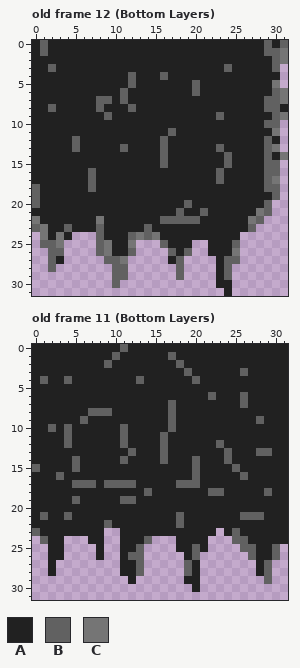
Pixel-art file -- dots/Aseprite drawings/TileSheet.aseprite. That is the earlier state.
32x32 pixels, 24 frames. Shown: old frame 12 (Bottom Layers), old frame 11 (Bottom Layers). The commit also changed other frames, which this record leaves out.
Palette (. is transparent): A #212121  B #616161  C #757575
Pixels before, old frame 12 (Bottom Layers), first column x 0:
 0 ABAAAAAAAAAAAAAAAAAAAAAAAAAAABAB
 1 ABAAAAAAAAAAAAAAAAAAAAAAAAAAABBC
 2 AAAAAAAAAAAAAAAAAAAAAAAAAAAAAABC
 3 AABAAAAAAAAAAAAAAAAAAAAABAAAAAB.
 4 AAAAAAAAAAAABAAABAAAAAAAAAAAAAA.
 5 AAAAAAAAAAAABAAAAAAABAAAAAAAAAC.
 6 AAAAAAAAAAABAAAAAAAABAAAAAAAAABC
 7 AAAAAAAABBABAAAAAAAAAAAAAAAAABBC
 8 AABAAAAABAAABAAAAAAAAAAAAAAAABBA
 9 AAAAAAAAABAAAAAAAAAAAAABAAAAAABC
10 AAAAAAAAAAAAAAAAAAAAAAAAAAAAABB.
11 AAAAAAAAAAAAAAAAABAAAAAAAAAAAAC.
12 AAAAABAAAAAAAAAABAAAAAAAAAAAABA.
13 AAAAABAAAAABAAAABAAAAAABAAAAABC.
14 AAAAAAAAAAAAAAAABAAAAAAABAAAABAC
15 AAAAAAAAAAAAAAAABAAAAAAABAAAABB.
16 AAAAAAABAAAAAAAAAAAAAAABAAAAABB.
17 AAAAAAABAAAAAAAAAAAAAAABAAAAABC.
18 BAAAAAABAAAAAAAAAAAAAAAAAAAAABB.
19 BAAAAAAAAAAAAAAAAAAAAAAAAAAAAAB.
20 BAAAAAAAAAAAAAAAAAABAAAAAAAAAB..
21 AAAAAAAAAAAAAAAAAABAABAAAAAACB..
22 CAAAAAAACAAAAAAABBBBBAAAAAACB...
23 BCAABAAABAAAAABAAAAAAAAAAAAB....
24 .CACA...BAAABCBCAAAAAAAAAA......
25 .BBC....BCAAC...BAAA..AAAB......
26 ..BB....BCAAB....BAB..AAAC......
27 ..BA.....BBC.....AB....ABB......
28 ..B.......BB......B....AB.......
29 ..........BB......B....AB.......
30 ..........B............AA.......
31 ........................A.......
Pixels before, old frame 11 (Bottom Layers), first column x 0:
 0 AAAAAAAAAAABAAAAAAAAAAAAAAAAAAAA
 1 AAAAAAAAAABAAAAAABAAAAAAAAAAAAAA
 2 AAAAAAAAABAAAAAAAABAAAAAAAAAAAAA
 3 AAAAAAAAAAAAAAAAAAABAAAAAABAAAAA
 4 ABAABAAAAAAAABAAAAAABAAAAAAAAAAA
 5 AAAAAAAAAAAAAAAAAAAAAAAAAAAAAAAA
 6 AAAAAAAAAAAAAAAAAAAAAABAAABAAAAA
 7 AAAAAAAAAAAAAAAAABAAAAAAAABAAAAA
 8 AAAAAAABBBAAAAAAABAAAAAAAAAAAAAA
 9 AAAAAABAAAAAAAAAABAAAAAAAAAABAAA
10 AABABAAAAAABAAAAABAAAAAAAAAAAAAA
11 AAAABAAAAAABAAAABAAAAAAAAAAAAAAA
12 AAAABAAAAAABAAAABAAAAAABAAAAAAAA
13 AAAAAAAAAAAABAAABAAAAAAABAAABBAA
14 AAAAABAAAAABAAAABAAABAAABAAAAAAA
15 BAAAABAAAAAAAAAAAAAABAAAABAAAAAA
16 AAABAAAAAAAAAAAAAAAABAAAAABAAAAA
17 AAAAABBBABBBBAAAAABBBAAAAAAAAAAA
18 AAAAAAAAAAAAAABAAAAAAABBAAAAABAA
19 AAAAABAAAAABBAAAAAAAAAAAAAAAAAAA
20 AAAAAAAAAAAAAAAAAAAAAAAAAAAAAAAA
21 ABAABAAAAAAAAAAAAABAAAAAAABBBAAA
22 AAAAAAAAABAAAAAAAABAAAAAAAAAAAAA
23 BAAAAAAAA..AAAAAAAAAAAA.ABAAAAAA
24 .BAA...AA..AAAB...AAAA...BBAAAAA
25 ..AA....A..AAB....AABA....BBAAB.
26 ..AA....A..ABB.....AB......BAAB.
27 ..A........AAB.....BA.......AB..
28 ..A........AAB.....BA.......AB..
29 ............A......AA........B..
30 ....................A...........
After the commit:
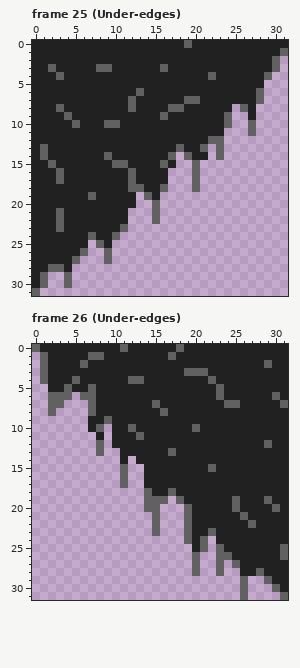
A new or re-ordered frame is compared with the old frame closest to it.
What changed:
frames 24 -> 26
Changed rows in their new state; - is an unchanged pixel.
Frame 25 (Under-edges) is new; against old frame 12 (Bottom Layers):
first column x 0:
 0 -A-----------------B---------A-A
 1 -A---------------------------AAB
 2 -------------------------------.
 3 --------BB------B-------A-------
 4 ---B--------A---A-----B------B.-
 5 ------------A-------A--------..-
 6 -----------A-B------A-------B...
 7 --------AA-AB------BB-------B...
 8 --AB----A--------BB------.B-....
 9 ----B----A------B------AB..-....
10 -----B---BB-------------B..B...-
11 -----------------A------...B...-
12 -----A----------A-----BB.......-
13 -B---A-----A----A-B--B.-.......-
14 -B-------B------AB.B--.B........
15 --B-------BB------..B..........-
16 ---B---A----B----...B..........-
17 ---B---A----B----...B..........-
18 A------A----BB--B...B..........-
19 A------B-----.B-...............-
20 A------------..B..............--
21 ---B--------...B..............--
22 A--B----A---...B.............---
23 AA-BA---A--B................----
24 AA-A-AABA-B...............------
25 AAAAAAA--A...---....--....------
26 AAAAAAB-.B...----...--....------
27 AAA-AB----..-----..----...------
28 AA-BA-----..------.----..-------
29 AB--B-----..------.----..-------
30 AB--B-----.------------..-------
31 B-----------------------.-------
Frame 26 (Under-edges) is new; against old frame 11 (Bottom Layers):
first column x 0:
 0 B-----------------B-------------
 1 .B-----BB-A---------------------
 2 .B----B--A--------A----------B--
 3 .B------------------BB----A-----
 4 .---AB------B-------A-B---------
 5 ..--B--B---------------B--------
 6 ..BBB.BB--------------AB--A---B-
 7 ..BB...B-------B-A------BBA----B
 8 ..B....-AA------BA--------------
 9 .......--B-------A----------A---
10 .......-B.-AB----A--B-----------
11 ........-.-A-B--A---------------
12 ........B.-A----A------A-----B--
13 ........B..-A---AB------A---AA--
14 ...........A.---A---A---A-------
15 ...........B..------A-B--A------
16 ...........B..------A-----A-----
17 ...........-..----AAA-----------
18 ..............---B----AA-----A--
19 ..............BBB.B------B---B--
20 ..............BB...B-----B----B-
21 ...............B...B-------AA---
22 ...............B...B-------B----
23 .........--....B...B--BA-A------
24 -...---..--....---.B-B-AAAA-----
25 --..----.--...----..AB-BAAAA--AB
26 --..----.--...-----.---BBAAA--AB
27 --.--------...-----.B--B-BAA-AAA
28 --.--------...-----.B--B--AABAAA
29 ------------.------..-----B---AA
30 --------------------.-----B---BA
31 --------------------------B----B
Pixel boxes of the changes (left, top, right, bottom) in both pictures:
changed: (32, 40, 288, 296)
changed: (32, 344, 288, 600)
